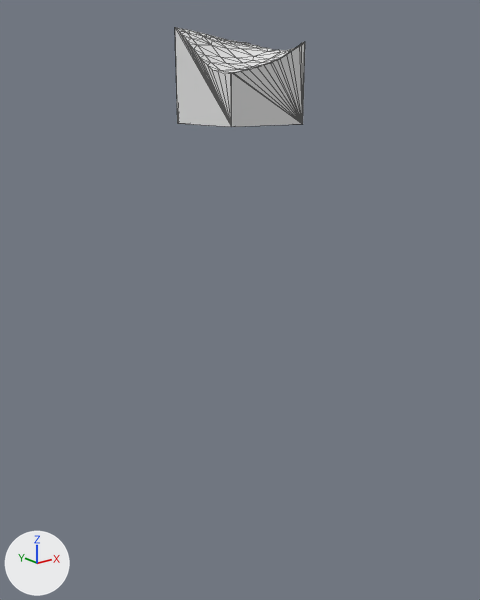
The glTF model assets/terrain/surface_pieces/surf_30_4.glb, before and after one commit.
The view is the same before and after, from a 50 mm lens placed at (18.4, 57.3, -23.3), pointed at (42.7, 87.7, -35.4). The lights are fixed; the arrows at lower left show +X, +Y and +Z. The first picture is the older version. Mesh edges are drawn as thin lines. Where no turn or scale is listed for an object, it has been applied to the vertices.

The scene before the commit, as lines of its bpy script (objects in view):
```python
me_geometry_0 = bpy.data.meshes.new('geometry_0')
me_geometry_0.from_pydata(...)  # 95 vertices, 186 faces; spans x 40.0..45.0, y 85.0..90.0, z -25.0..-19.95
ob_geometry_0 = bpy.data.objects.new('geometry_0', me_geometry_0)
ob_geometry_0.location = (0.0, 0.0, 0.0)
```
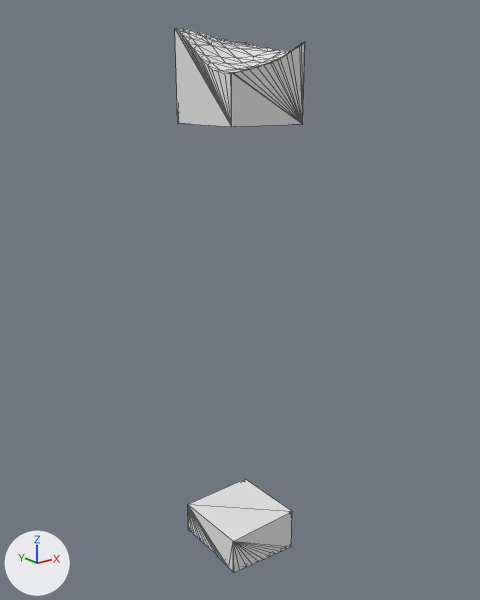
What changed in the scene script:
```text
Add me_layer_7:
    me_layer_7.from_pydata(...)  # 76 vertices, 148 faces; spans x 40.0..45.0, y 85.0..90.0, z -52.79..-50.0
Add ob_layer_7:
    ob_layer_7 = bpy.data.objects.new('layer_7', me_layer_7)
    ob_layer_7.location = (0.0, 0.0, 0.0)
```

Pixel boxes (x1, y1, x2, y2) of what changed, in the pictures (480 x 600 px):
'layer_7', added: after (188, 479, 292, 573)
